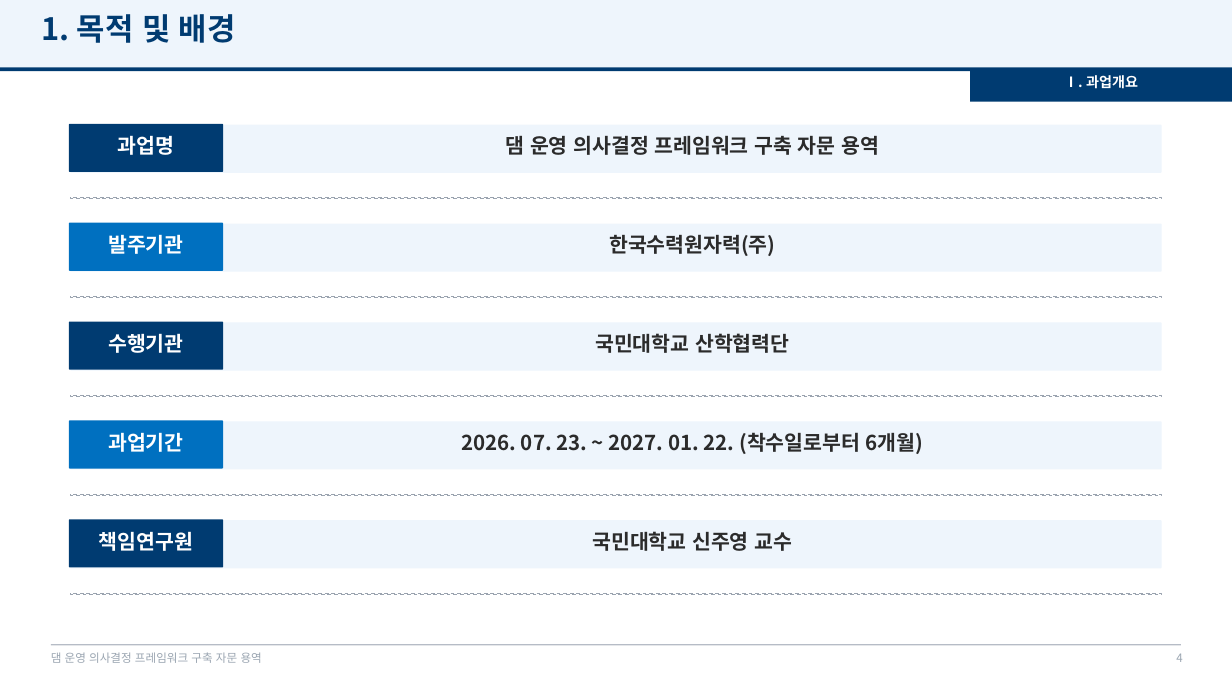
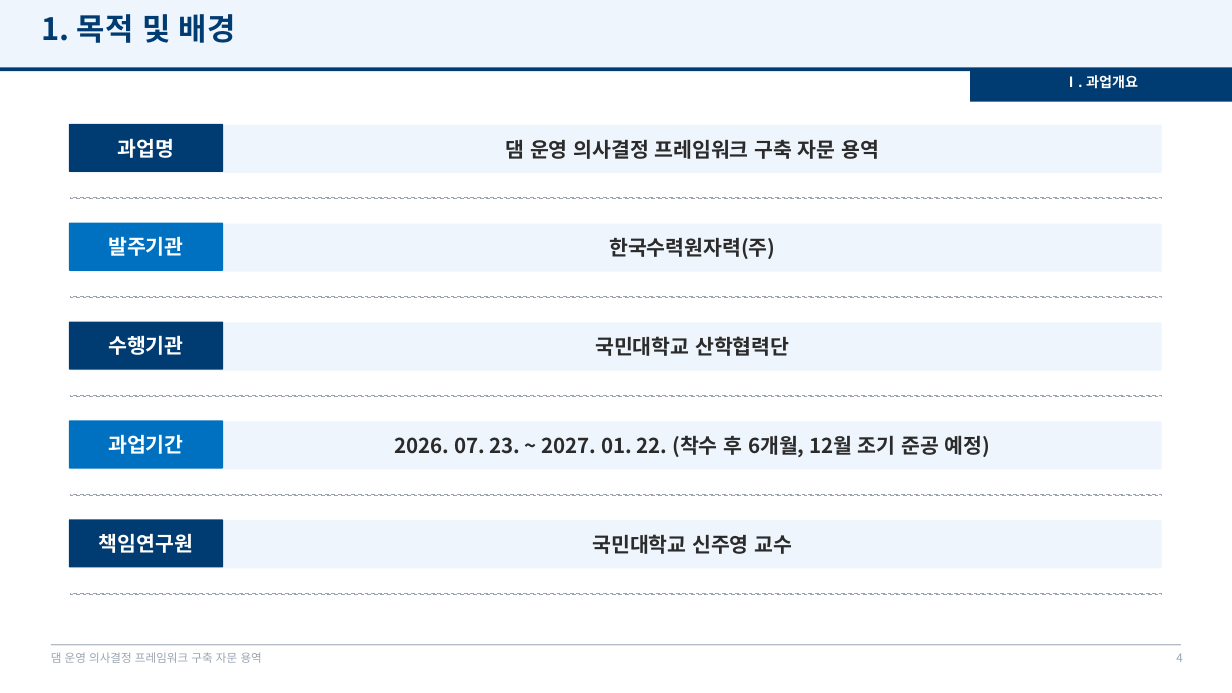
Before and after one commit to mkm1119/KGRAG-LLM, a slide deck: slide 4 of project_khnp/2026.12.09_최종보고회_발표자료_템플릿.pptx. Drawn at 1232x693 pixels with LibreOffice and Linux fonts; fonts in the diff are those of the drawing; background and template pictures are left out. Boxes give left, top, right and bottom in pixels: in the first picture for what was removed or moved away, otherwise in the second. Text is boxed around its words. In the diff, an @@ line names an element or a change of style, - is before the commit and + after.

```diff
--- a/project_khnp/2026.12.09_최종보고회_발표자료_템플릿.pptx
+++ b/project_khnp/2026.12.09_최종보고회_발표자료_템플릿.pptx
@@ vertical alignment top to middle in 10 elements at <box>595,336,789,356</box>, <box>506,139,879,159</box>, <box>609,238,775,259</box>, <box>592,534,793,554</box>, <box>118,138,175,158</box>, <box>108,236,183,256</box>, <box>108,335,183,355</box>, <box>108,434,183,454</box>, <box>99,533,193,553</box>, <box>395,435,991,457</box> @@
@@ text at <box>395,435,991,457</box>: text changed @@
-2026. 07. 23. ~ 2027. 01. 22. (착수일로부터 6개월)
+2026. 07. 23. ~ 2027. 01. 22. (착수 후 6개월, 12월 조기 준공 예정)
```
Also in this commit, not shown: 29 other slides changed, 8 slides added, 1 other file.
